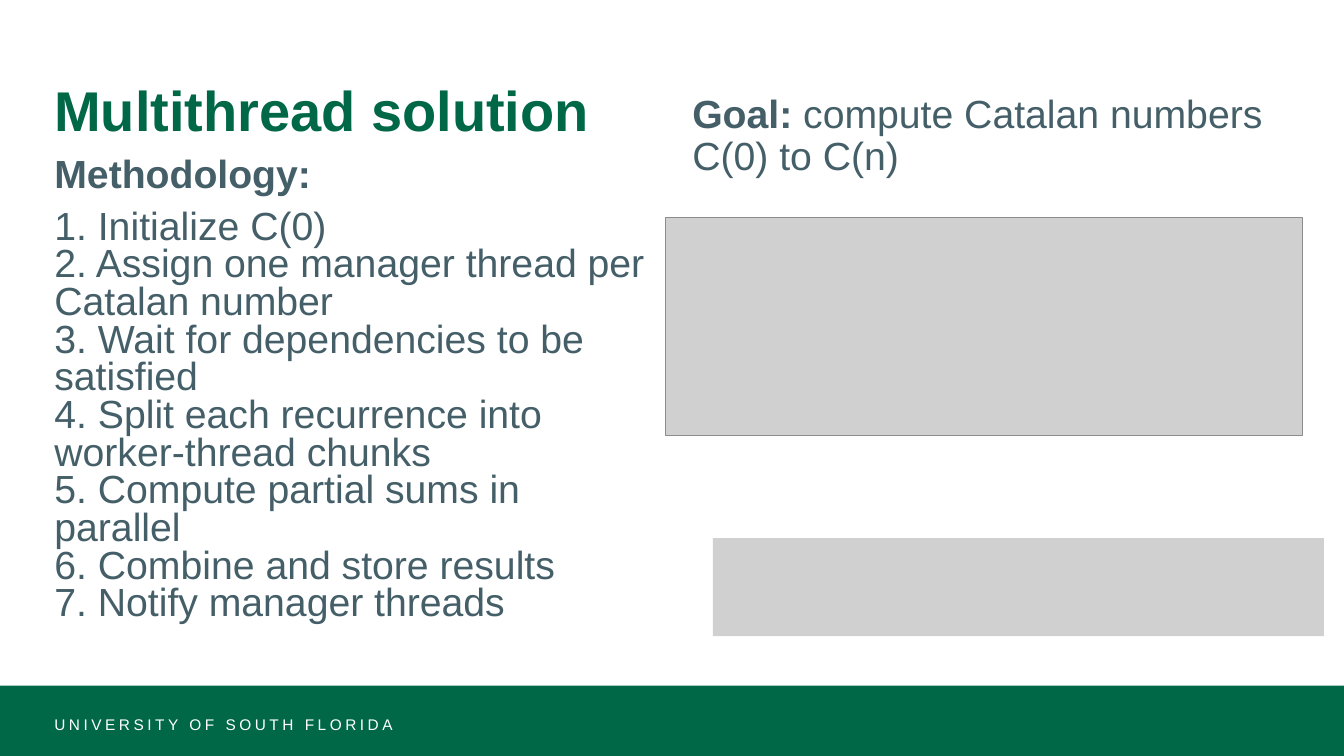
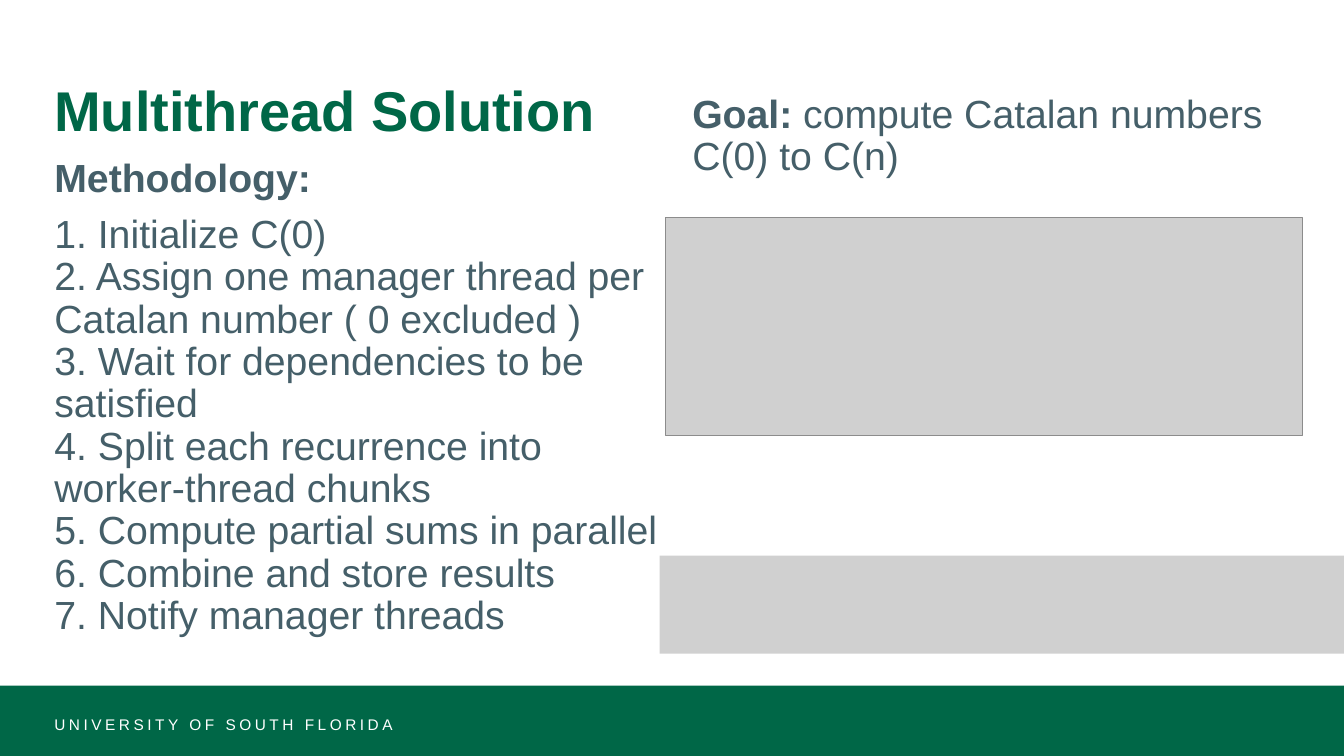
Before and after one commit to KS-AO-HUB/OS-Group-Project, a slide deck: slide 7 of catalan.pptx (slide 6 before the commit). Drawn at 1344x756 pixels with LibreOffice and Linux fonts; fonts in the diff are those of the drawing; grey boxes stand for pictures. Boxes give left, top, right and bottom in pixels: in the first picture for what was removed or moved away, otherwise in the second. Text is boxed around its words. In the diff, an @@ line names an element or a change of style, - is before the commit and + after.

```diff
--- a/catalan.pptx
+++ b/catalan.pptx
@@ title at [54, 90, 595, 132]: text changed @@
-Multithread solution
+Multithread Solution
@@ text at [54, 163, 310, 200]: line spacing 0.8 to 0.9 @@
@@ text at [54, 219, 657, 637]: text changed @@
-1. Initialize C(0)
-2. Assign one manager thread per Catalan number
-3. Wait for dependencies to be satisfied
-4. Split each recurrence into worker-thread chunks
-5. Compute partial sums in parallel
-6. Combine and store results
-7. Notify manager threads
+1. Initialize C(0)
+2. Assign one manager thread per Catalan number ( 0 excluded )
+3. Wait for dependencies to be satisfied
+4. Split each recurrence into worker-thread chunks
+5. Compute partial sums in parallel
+6. Combine and store results
+7. Notify manager threads
@@ picture: place and size @@
-picture at [713, 538, 1324, 636]
+picture at [659, 556, 1344, 653]
```
Also in this commit, not shown: 9 other slides changed, 1 slide added, 1 other file.
